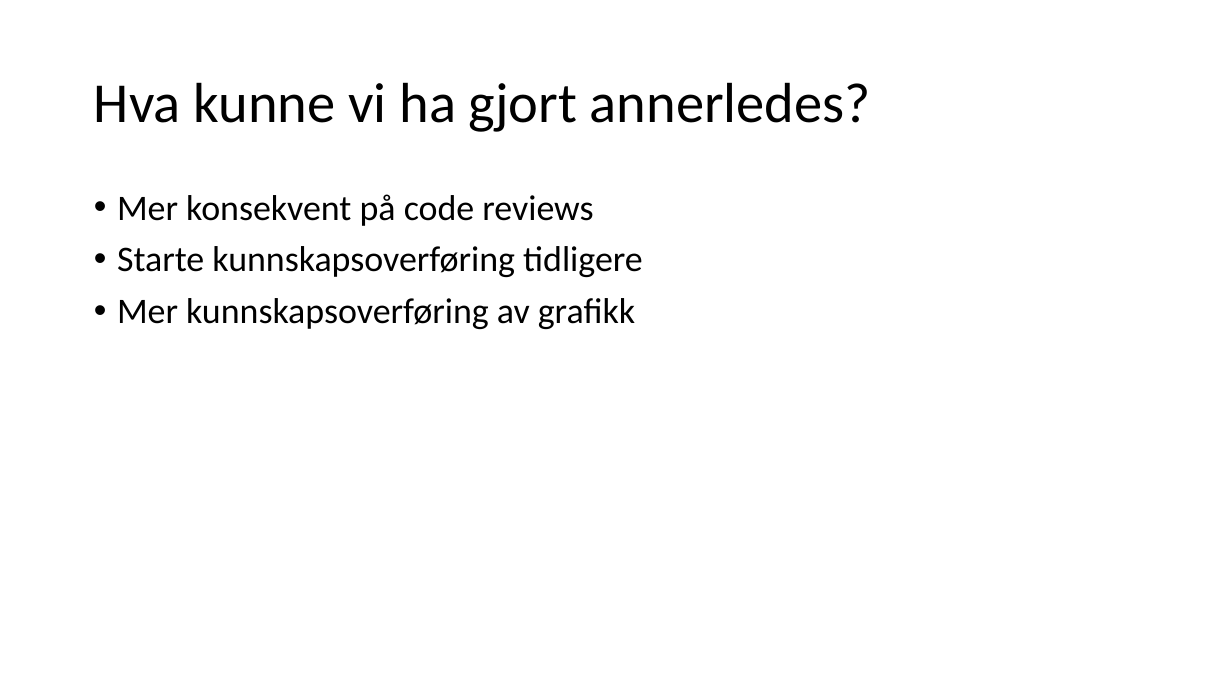
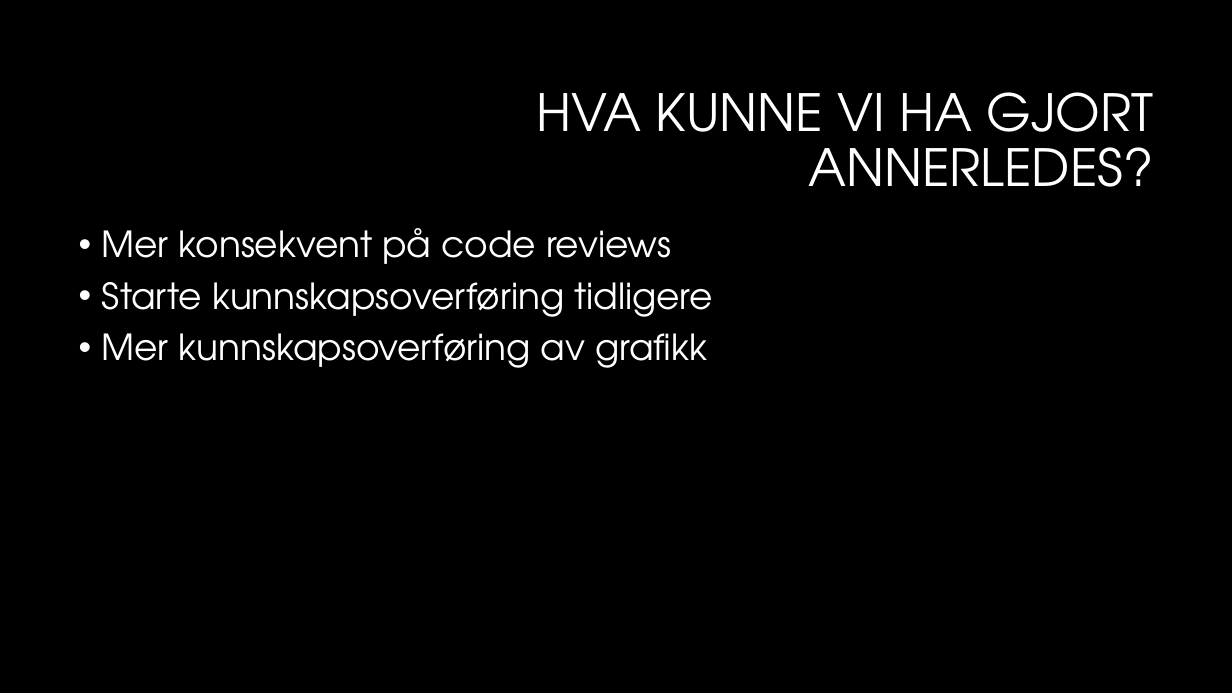
Before and after one commit to inf112-v19/codingwarriors, a slide deck: slide 4 of src/presentation/Codingwarriors - avsluttende presentasjon.pptx (slide 5 before the commit). Drawn at 1232x693 pixels with LibreOffice and Linux fonts; fonts in the diff are those of the drawing; background and template pictures are left out. Boxes give left, top, right and bottom in pixels: in the first picture for what was removed or moved away, otherwise in the second. Text is boxed around its words. In the diff, an @@ line names an element or a change of style, - is before the commit and + after.

```diff
--- a/src/presentation/Codingwarriors - avsluttende presentasjon.pptx
+++ b/src/presentation/Codingwarriors - avsluttende presentasjon.pptx
@@ background #FFFFFF to #000000 @@
@@ title at <box>536,92,1153,187</box>: text changed; size 44 to 40 pt; font Calibri to TeX Gyre Adventor; text colour #000000 to #FFFFFF @@
-Hva kunne vi ha gjort annerledes?
+HVA KUNNE VI HA GJORT ANNERLEDES?
@@ text "Mer konsekvent på code reviews": place and size @@
-text "Mer konsekvent på code reviews" at <box>117,194,643,329</box>
+text "Mer konsekvent på code reviews" at <box>102,228,713,368</box>
@@ text "Mer konsekvent på code reviews" at <box>102,228,713,368</box>: font Calibri to TeX Gyre Adventor, text colour #000000 to #FFFFFF @@
```
Also in this commit, not shown: 5 other slides changed, 1 other file.
